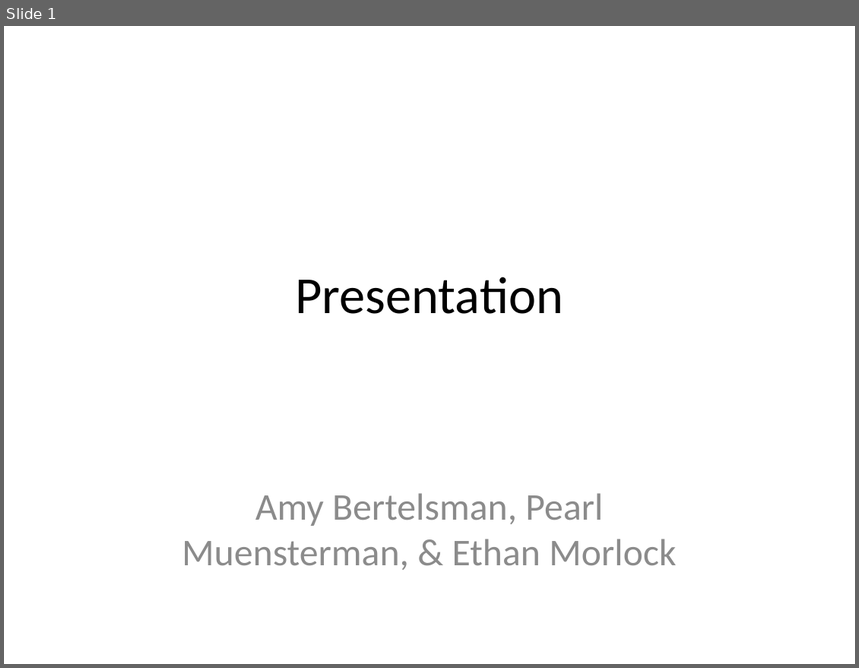
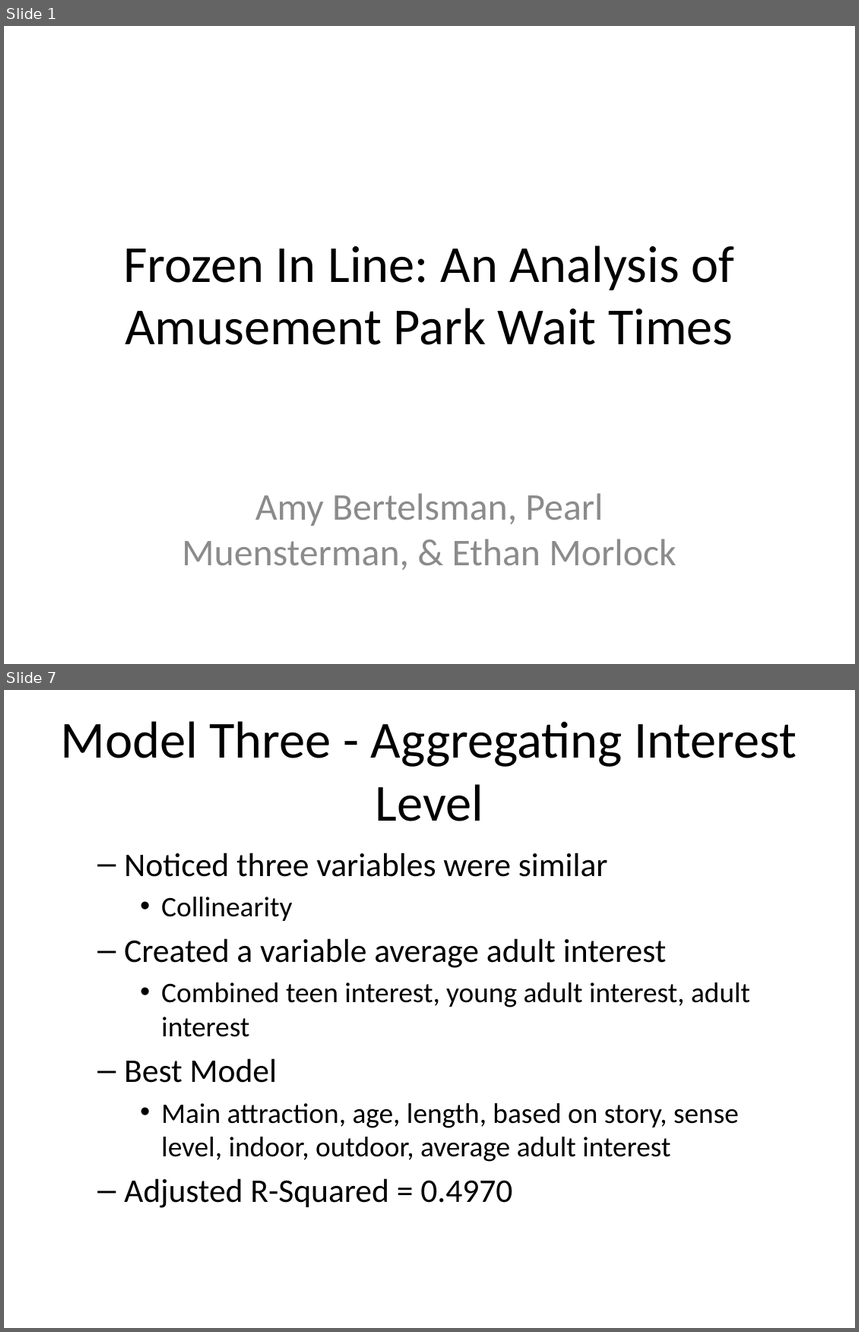
Before and after one commit to pearlmuensterman/Stat_361_Final_Project, a slide deck: Presentation.pptx. Shown one above the other, each under a label of ours: slide 1 before the commit, slides 1 and 7 after it; the slides between them are not shown. The pictures are 859x668 and 859x1332 pixels, drawn with LibreOffice and Linux fonts; fonts in the diff are those of the drawing. Boxes give left, top, right and bottom in pixels: in the first picture for what was removed or moved away, otherwise in the second. Text is boxed around its words. In the diff, an @@ line names an element or a change of style, - is before the commit and + after.

```diff
--- a/Presentation.pptx
+++ b/Presentation.pptx
@@ slide 7 added at box(4, 690, 855, 1328), background #FFFFFF @@
@@ title added at box(61, 721, 797, 821), 44 pt, text #000000 @@
+Model Three - Aggregating Interest Level
@@ text added at box(124, 853, 750, 1208), 24 pt, text #000000 @@
+  – Noticed three variables were similar
+    • Collinearity
+  – Created a variable average adult interest
+    • Combined teen interest, young adult interest, adult interest
+  – Best Model
+    • Main attraction, age, length, based on story, sense level, indoor, outdoor, average adult interest
+  – Adjusted R-Squared = 0.4970
@@ slide 1 changed as well @@
@@ title at box(123, 246, 734, 345): text changed @@
-Presentation
+Frozen In Line: An Analysis of Amusement Park Wait Times
```
Also in this commit, not shown: 7 other slides added, 4 slides removed, 1 other file.
